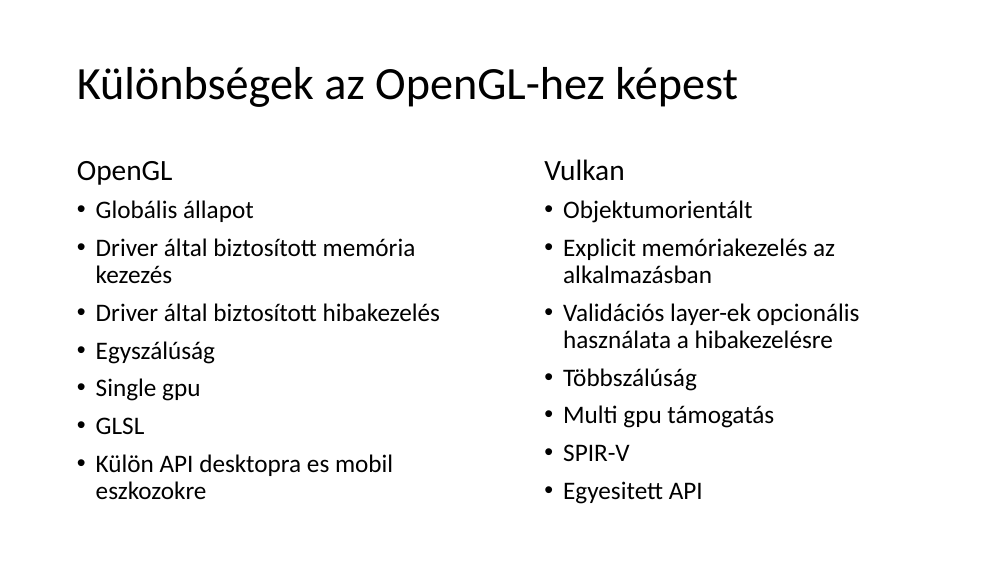
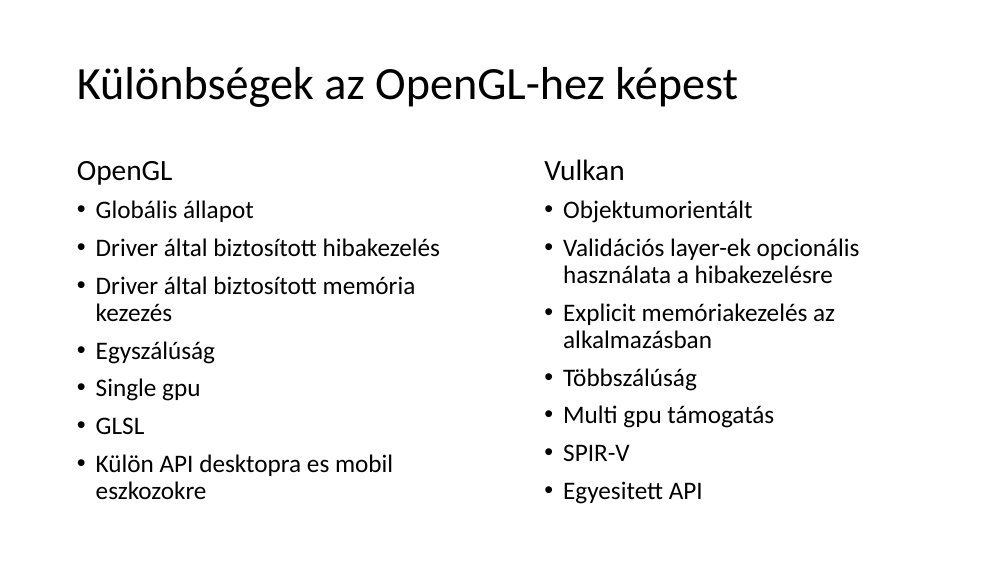
Before and after one commit to balix18/minercaftVK, a slide deck: slide 4 of doc/pres.pptx. Drawn at 1008x567 pixels with LibreOffice and Linux fonts; fonts in the diff are those of the drawing. Boxes give left, top, right and bottom in pixels: in the first picture for what was removed or moved away, otherwise in the second. Text is boxed around its words. In the diff, an @@ line names an element or a change of style, - is before the commit and + after.

```diff
--- a/doc/pres.pptx
+++ b/doc/pres.pptx
@@ text at (96, 238, 440, 257): paragraph added @@
+• Driver által biztosított hibakezelés
@@ text at (563, 238, 860, 284): paragraph added @@
+• Validációs layer-ek opcionális használata a hibakezelésre
@@ text at (96, 303, 440, 322): paragraph removed @@
-• Driver által biztosított hibakezelés
@@ text at (563, 303, 860, 349): paragraph removed @@
-• Validációs layer-ek opcionális használata a hibakezelésre
```
Also in this commit, not shown: 1 other slide changed, 1 other file.
